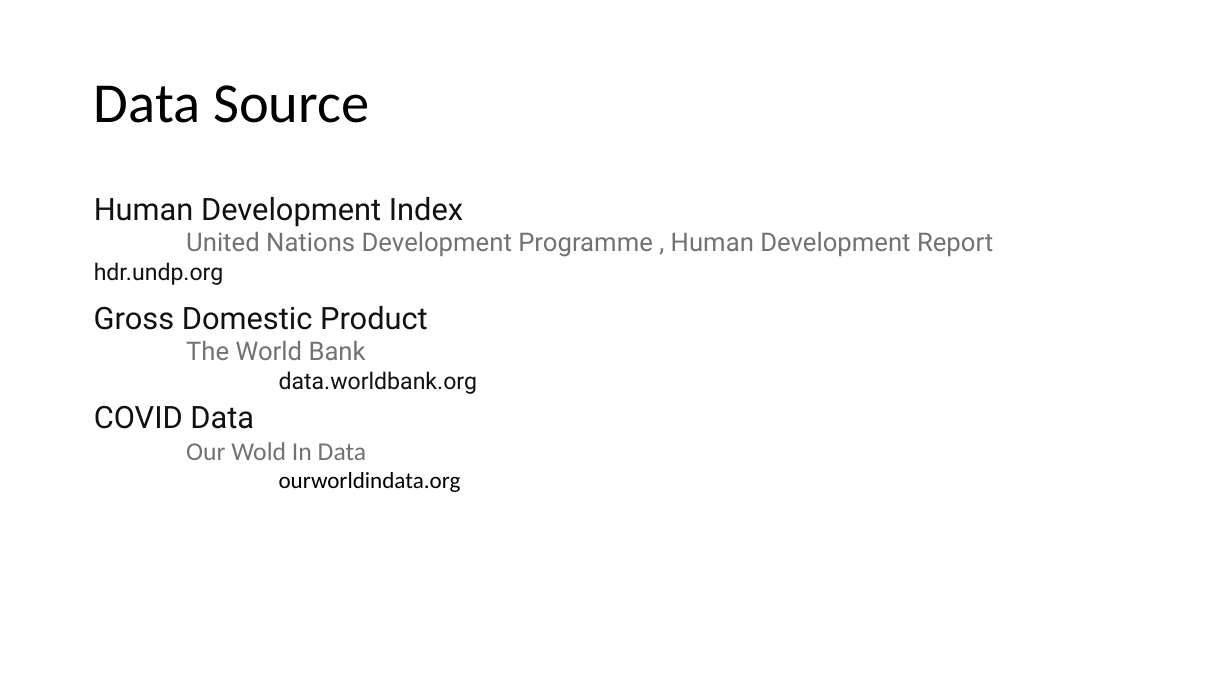
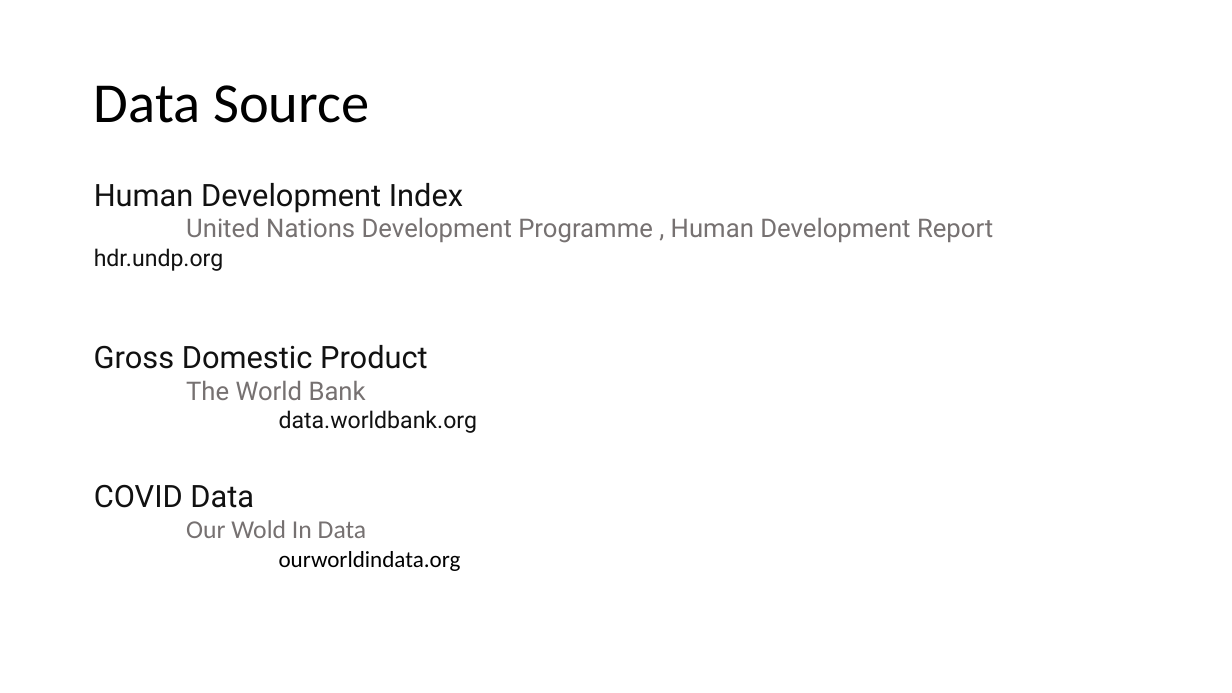
Before and after one commit to HadiSyahputraa/World-WIde-COVID, a slide deck: slide 22 of Final_Report.pptx. Drawn at 1232x693 pixels with LibreOffice and Linux fonts; fonts in the diff are those of the drawing. Boxes give left, top, right and bottom in pixels: in the first picture for what was removed or moved away, otherwise in the second. Text is boxed around its words. In the diff, an @@ line names an element or a change of style, - is before the commit and + after.

Commit message:
More Info  regarding COVID
Adding more information regarding to covid on the final report

```diff
--- a/Final_Report.pptx
+++ b/Final_Report.pptx
@@ text "Human Development Index" moved from (x1=94, y1=197, x2=993, y2=285) to (x1=94, y1=183, x2=993, y2=271) @@
@@ text "Gross Domestic Product" moved from (x1=94, y1=306, x2=477, y2=394) to (x1=94, y1=345, x2=477, y2=433) @@
@@ text "COVID Data" moved from (x1=94, y1=405, x2=461, y2=492) to (x1=94, y1=484, x2=461, y2=571) @@
```
Also in this commit, not shown: 5 other slides changed, 4 slides added, 4 slides removed, 4 other files.
